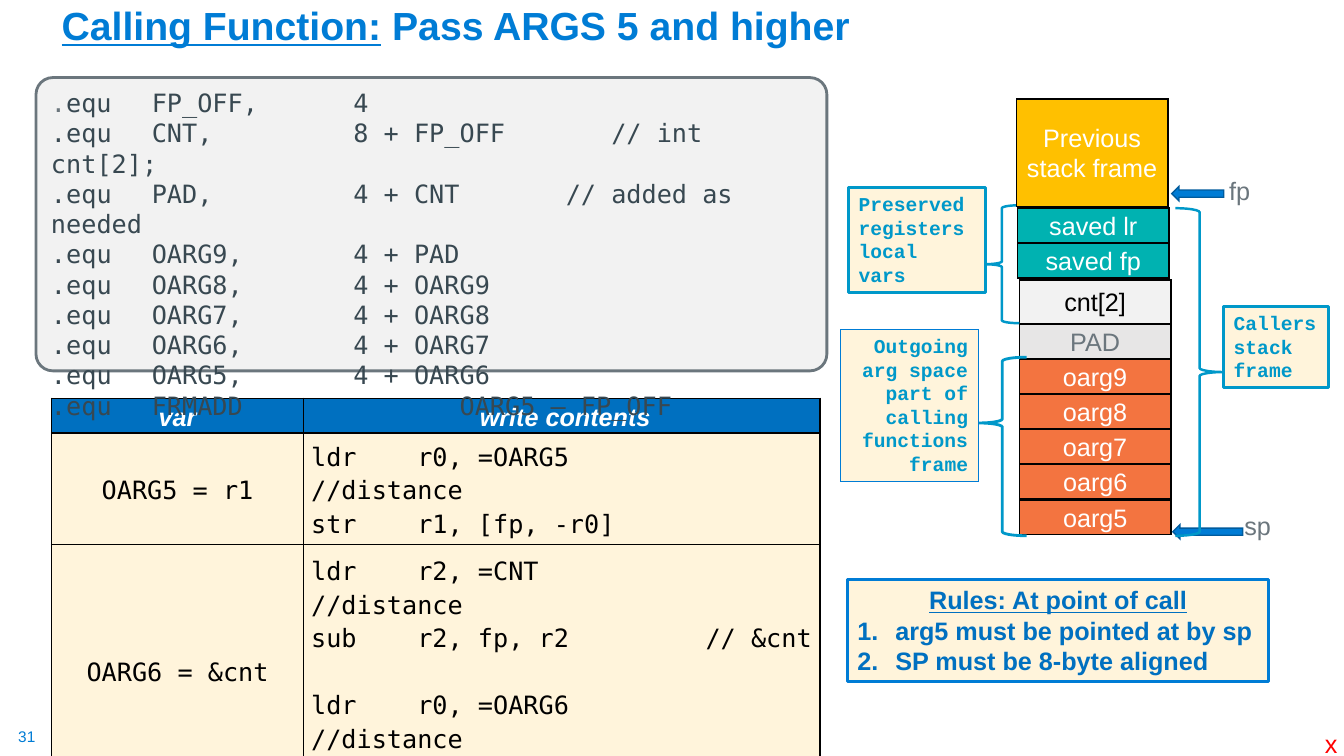
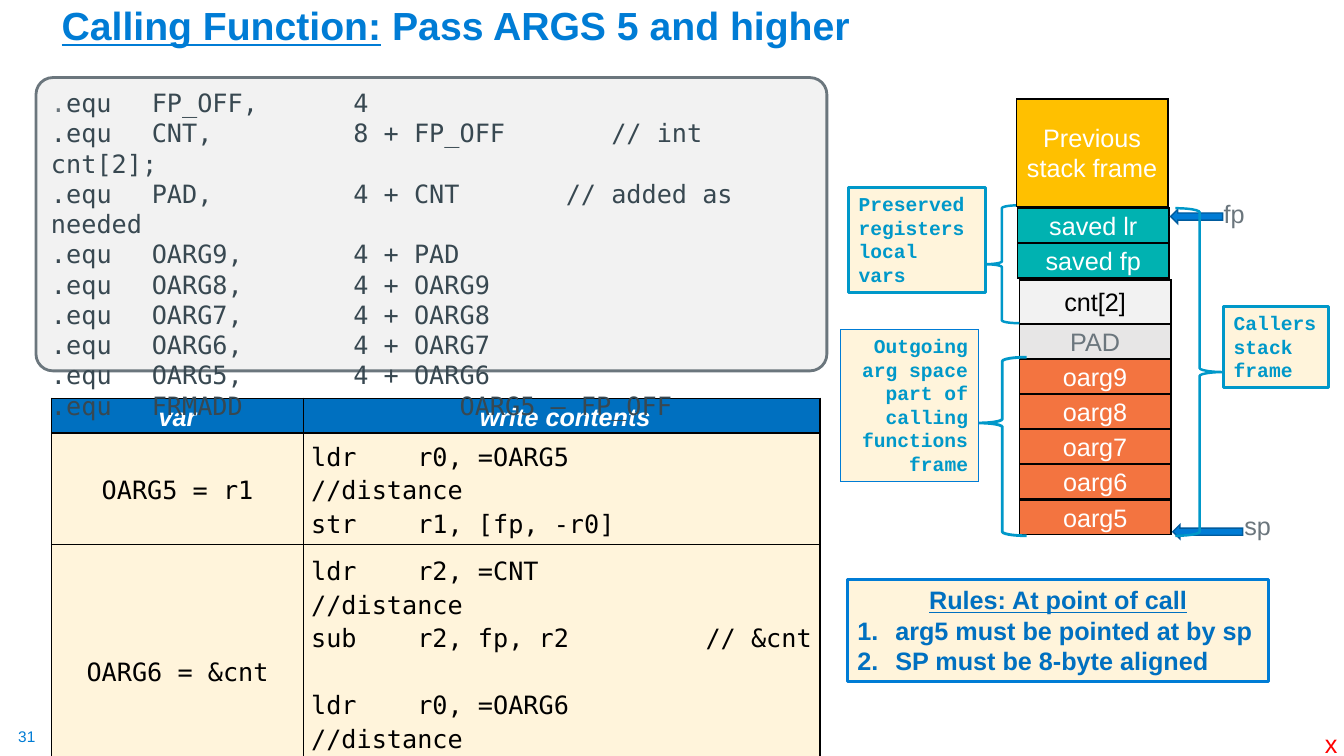
Before and after one commit to cse30-fa22/Muller_CSE30_Lecture_Slides, a slide deck: slide 31 of 10_Assm_Part5.pptx. Drawn at 1344x756 pixels with LibreOffice and Linux fonts; fonts in the diff are those of the drawing. Boxes give left, top, right and bottom in pixels: in the first picture for what was removed or moved away, otherwise in the second. Text is boxed around its words. In the diff, an @@ line names an element or a change of style, - is before the commit and + after.

```diff
--- a/10_Assm_Part5.pptx
+++ b/10_Assm_Part5.pptx
@@ text "fp": place and size @@
-text "fp" at (1229,182,1250,205)
+text "fp" at (1224,205,1245,228)
@@ left arrow: place and size @@
-left arrow at (1173,187,1225,201)
+left arrow at (1171,210,1223,224)
```
Also in this commit, not shown: 4 other slides changed, 1 other file.
